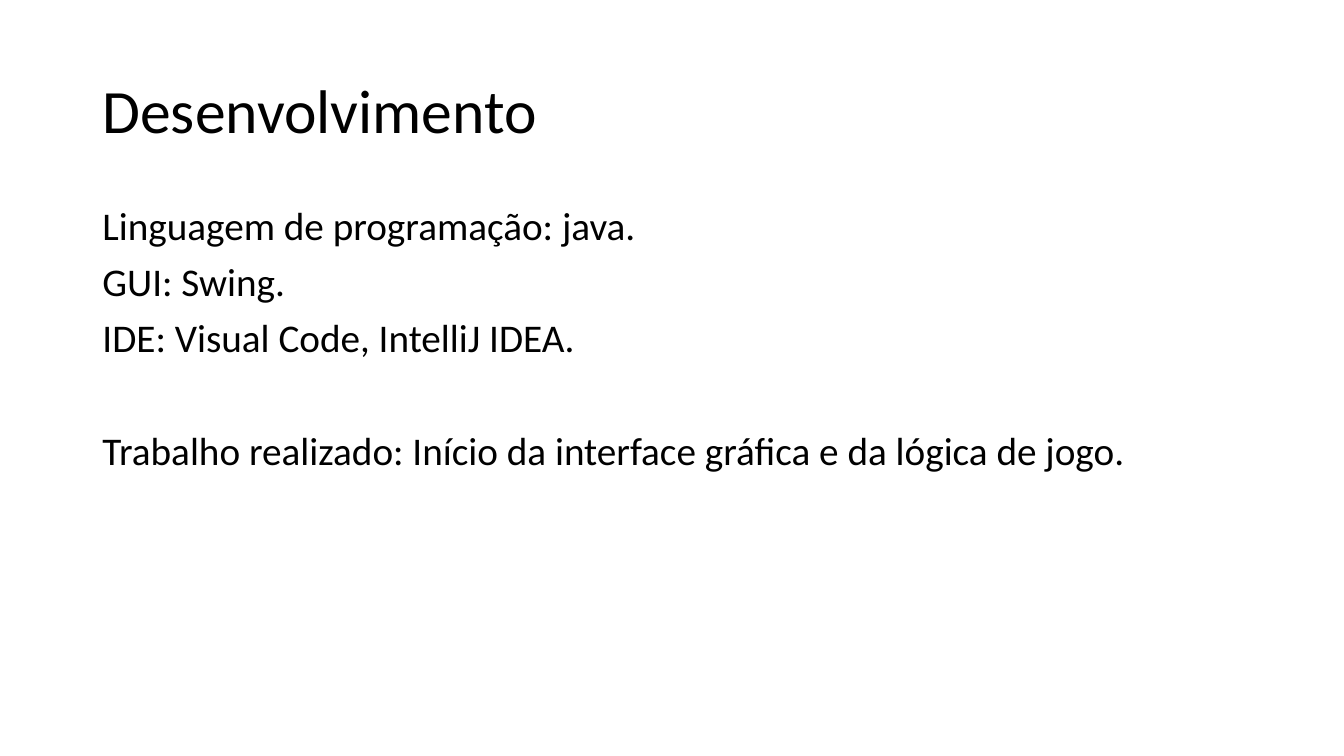
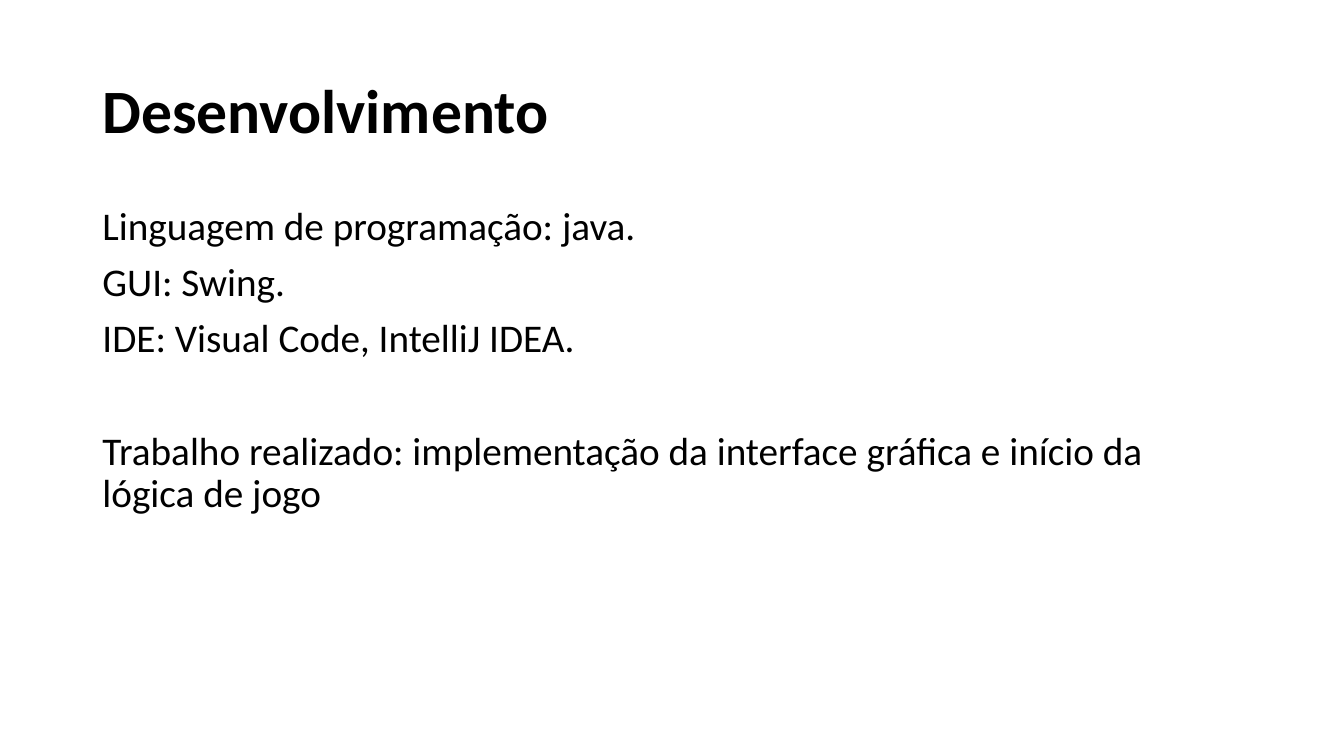
Before and after one commit to SergioDias47/Eximo, a slide deck: slide 5 of docs/IART-Eximo.pptx. Drawn at 1344x756 pixels with LibreOffice and Linux fonts; fonts in the diff are those of the drawing. Boxes give left, top, right and bottom in pixels: in the first picture for what was removed or moved away, otherwise in the second. Text is boxed around its words. In the diff, an @@ line names an element or a change of style, - is before the commit and + after.

```diff
--- a/docs/IART-Eximo.pptx
+++ b/docs/IART-Eximo.pptx
@@ title "Desenvolvimento" at [102,89,548,134]: bold on @@
@@ text at [102,437,1142,514]: text changed @@
-Trabalho realizado: Início da interface gráfica e da lógica de jogo.
+Trabalho realizado: implementação da interface gráfica e início da lógica de jogo
```
Also in this commit, not shown: 5 other slides changed.
